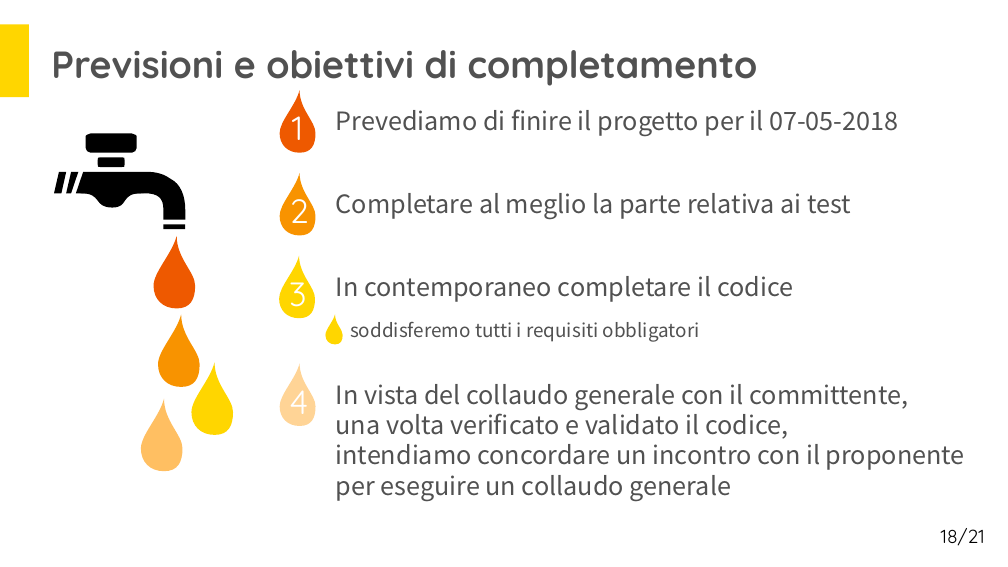
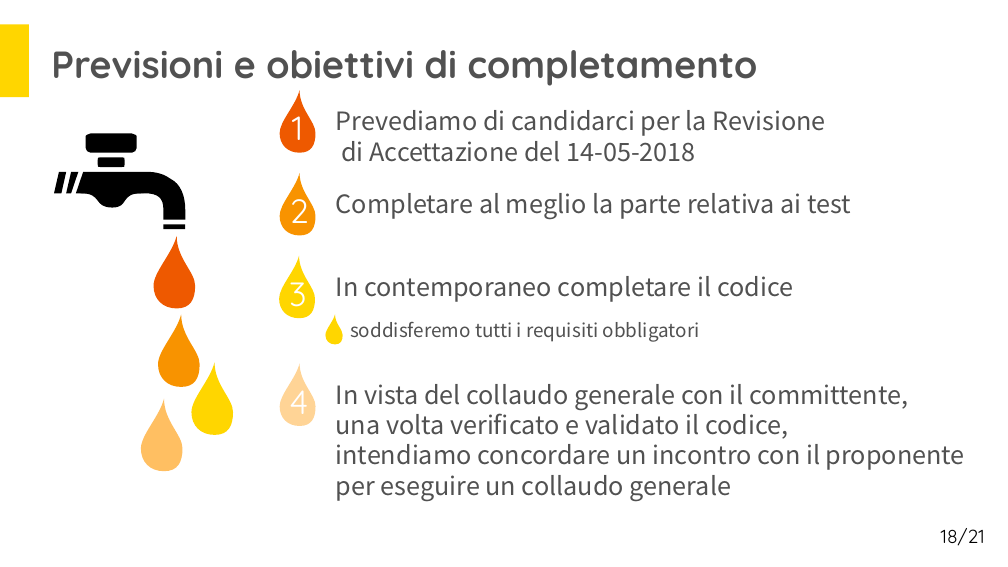
Before and after one commit to Italiaracerx/progettoSWE, a slide deck: slide 18 of Presentazioni/Presentazioni PQ/Presentazione RQ.pptx. Drawn at 1008x567 pixels with LibreOffice and Linux fonts; fonts in the diff are those of the drawing. Boxes give left, top, right and bottom in pixels: in the first picture for what was removed or moved away, otherwise in the second. Text is boxed around its words. In the diff, an @@ line names an element or a change of style, - is before the commit and + after.

```diff
--- a/Presentazioni/Presentazioni PQ/Presentazione RQ.pptx
+++ b/Presentazioni/Presentazioni PQ/Presentazione RQ.pptx
@@ text at bbox=[336, 110, 826, 162]: text changed @@
-Prevediamo di finire il progetto per il 07-05-2018
+Prevediamo di candidarci per la Revisione
+di Accettazione del 14-05-2018
```
Also in this commit, not shown: 2 other slides changed.
